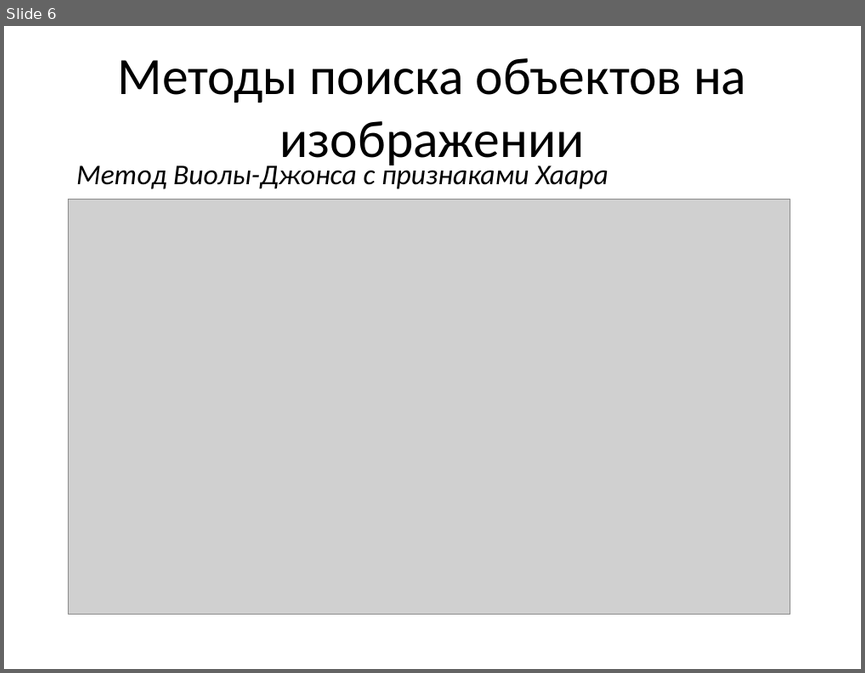
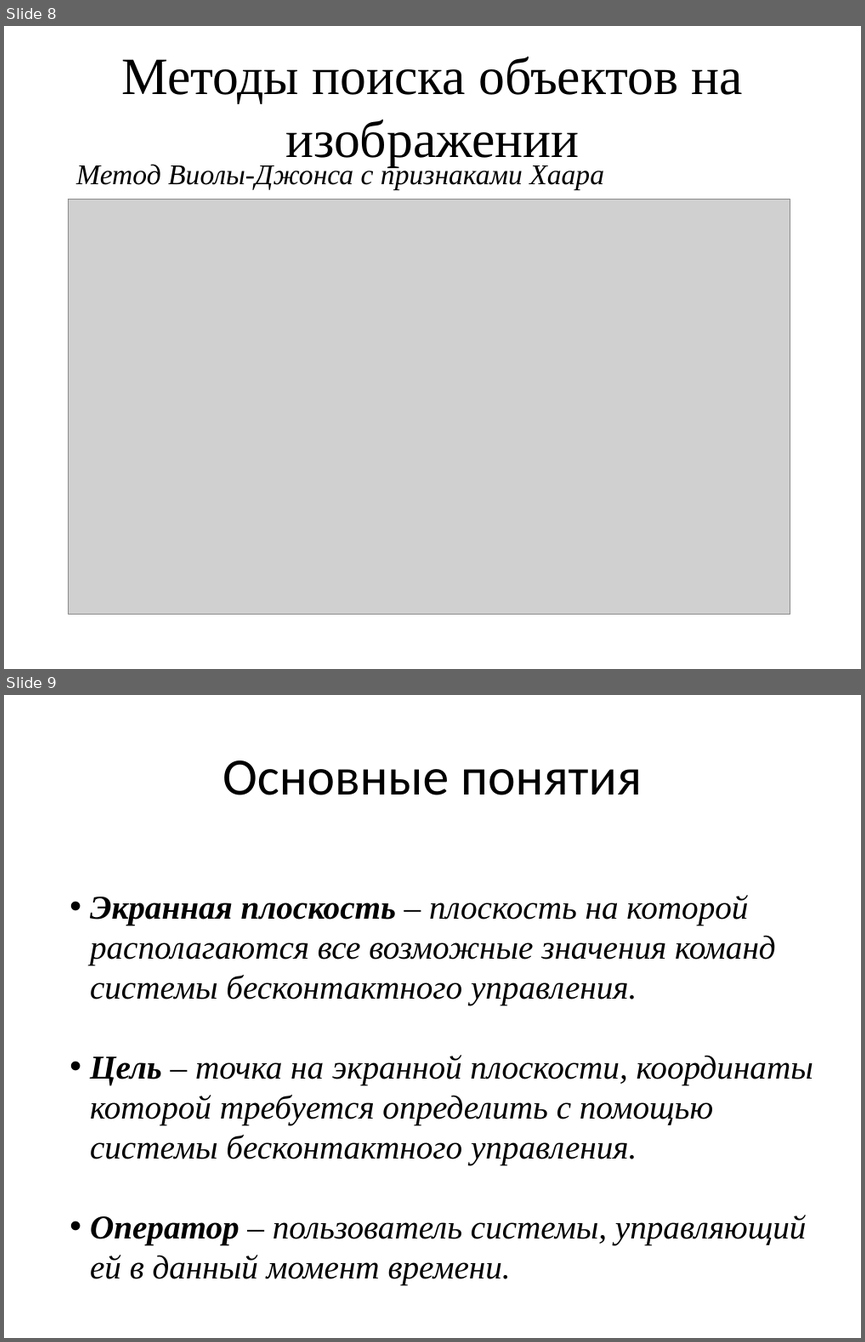
Before and after one commit to takentui/EyeWindowsController, a slide deck: Система альтернативного управления ПК.pptx. Shown one above the other, each under a label of ours: slide 6 before the commit, slides 8 and 9 after it. The pictures are 865x673 and 865x1342 pixels, drawn with LibreOffice and Linux fonts; fonts in the diff are those of the drawing; grey boxes stand for pictures. Boxes give left, top, right and bottom in pixels: in the first picture for what was removed or moved away, otherwise in the second. Text is boxed around its words. In the diff, an @@ line names an element or a change of style, - is before the commit and + after.

```diff
--- a/Система альтернативного управления ПК.pptx
+++ b/Система альтернативного управления ПК.pptx
@@ slide 9 added at (x1=4, y1=695, x2=861, y2=1338), background #FFFFFF @@
@@ title added at (x1=222, y1=760, x2=642, y2=795), 44 pt, text #000000 @@
+Основные понятия
@@ text added at (x1=90, y1=895, x2=813, y2=1285), 28 pt, text #000000, italic @@
+• Экранная плоскость – плоскость на которой располагаются все возможные значения команд системы бесконтактного управления.
+• Цель – точка на экранной плоскости, координаты которой требуется определить с помощью системы бесконтактного управления.
+• Оператор – пользователь системы, управляющий ей в данный момент времени.
@@ what was slide 6 is now slide 8 @@
@@ slide 8 changed as well @@
@@ title "Методы поиска объектов на изображении" at (x1=121, y1=57, x2=743, y2=167): font Calibri to Times New Roman @@
@@ text "Метод Виолы-Джонса с признаками Хаара" at (x1=76, y1=161, x2=604, y2=189): font Calibri to Times New Roman @@
```
Also in this commit, not shown: 7 other slides changed, 20 other slides added, 3 slides removed, 6 other files.
